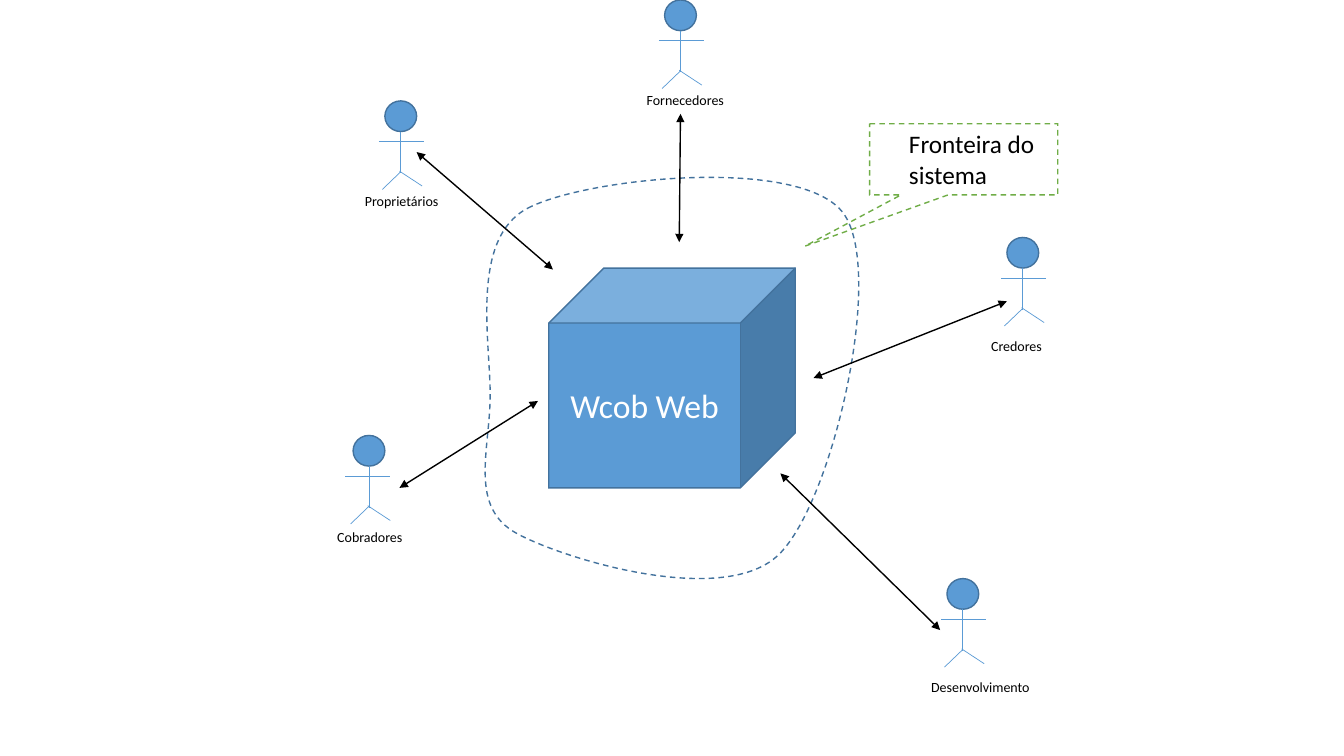
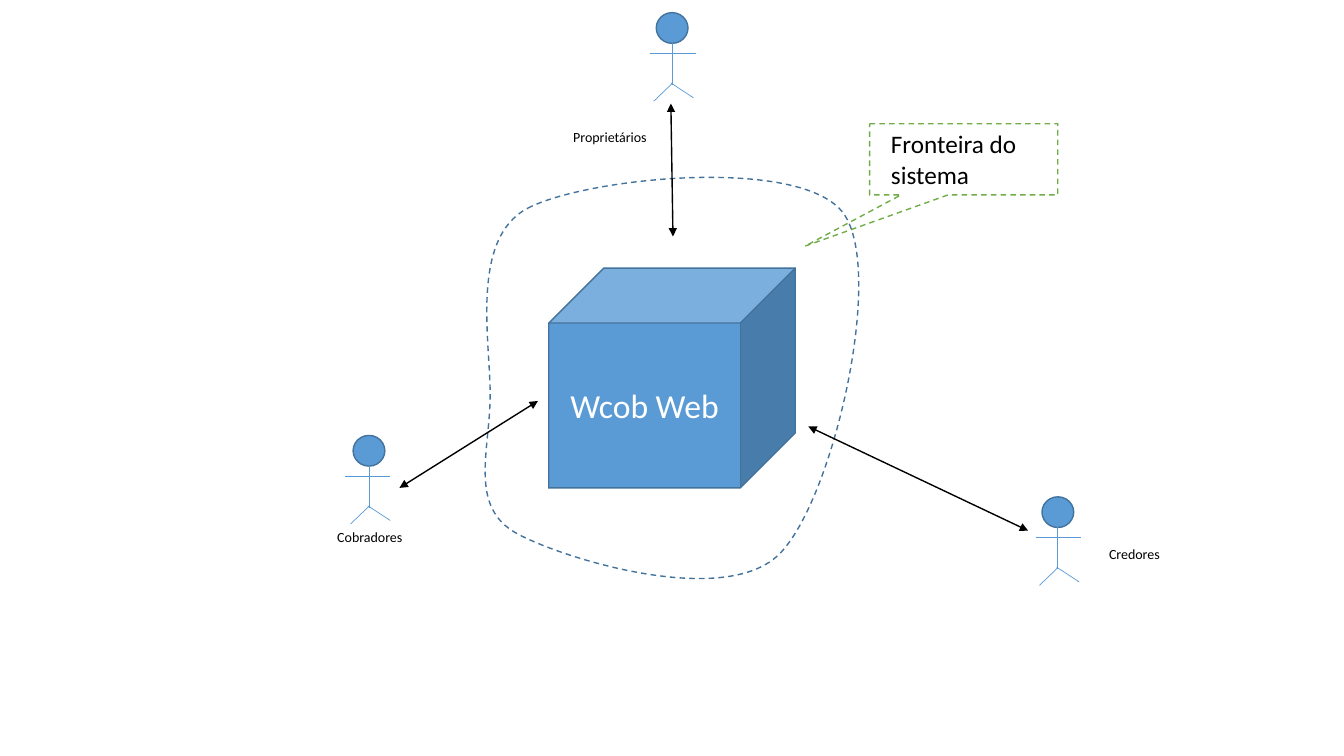
Before and after one commit to impacta-es13-gcm-grupo03/impacta-es13-gcm-grupo03.github.io, a slide deck: slide 1 of Requisitos/2 - Analise do Problema/4 - Fronteira Sistemica.pptx. Drawn at 1344x756 pixels with LibreOffice and Linux fonts; fonts in the diff are those of the drawing. Boxes give left, top, right and bottom in pixels: in the first picture for what was removed or moved away, otherwise in the second. Text is boxed around its words. In the diff, an @@ line names an element or a change of style, - is before the commit and + after.

```diff
--- a/Requisitos/2 - Analise do Problema/4 - Fronteira Sistemica.pptx
+++ b/Requisitos/2 - Analise do Problema/4 - Fronteira Sistemica.pptx
@@ ellipse removed at (664, 0, 697, 30) @@
@@ line removed from (659, 40) to (704, 40) @@
@@ line removed from (681, 30) to (681, 73) @@
@@ line moved from (401, 171) - (382, 190) to (673, 84) - (654, 101) @@
@@ line removed from (681, 71) to (662, 89) @@
@@ 3 lines, 1 ellipse: place and size @@
-3 lines, 1 ellipse at (379, 101, 424, 187)
+3 lines, 1 ellipse at (650, 13, 696, 98)
@@ line removed from (680, 71) to (702, 85) @@
@@ text removed at (647, 95, 724, 105) @@
-Fornecedores
@@ double arrow moved from (681, 114) - (680, 242) to (671, 104) - (674, 237) @@
@@ text "Proprietários": place and size @@
-text "Proprietários" at (365, 196, 439, 209)
+text "Proprietários" at (573, 132, 647, 145)
@@ text "Fronteira do": place and size @@
-text "Fronteira do" at (909, 135, 1034, 185)
+text "Fronteira do" at (891, 135, 1016, 185)
@@ double arrow removed from (416, 152) to (554, 269) @@
@@ double arrow moved from (1007, 301) - (814, 378) to (1028, 530) - (809, 426) @@
@@ double arrow removed from (780, 474) to (941, 630) @@
@@ 4 lines, 1 ellipse: place and size @@
-4 lines, 1 ellipse at (1001, 238, 1047, 326)
+4 lines, 1 ellipse at (1036, 497, 1082, 586)
@@ text "Credores": place and size @@
-text "Credores" at (991, 341, 1042, 351)
+text "Credores" at (1109, 549, 1160, 559)
@@ ellipse removed at (947, 579, 979, 609) @@
@@ line removed from (942, 619) to (987, 619) @@
@@ line removed from (963, 609) to (963, 651) @@
@@ line removed from (963, 649) to (945, 667) @@
@@ line removed from (962, 649) to (984, 663) @@
@@ text removed at (931, 682, 1029, 692) @@
-Desenvolvimento
```
Also in this commit, not shown: 3 other files.
